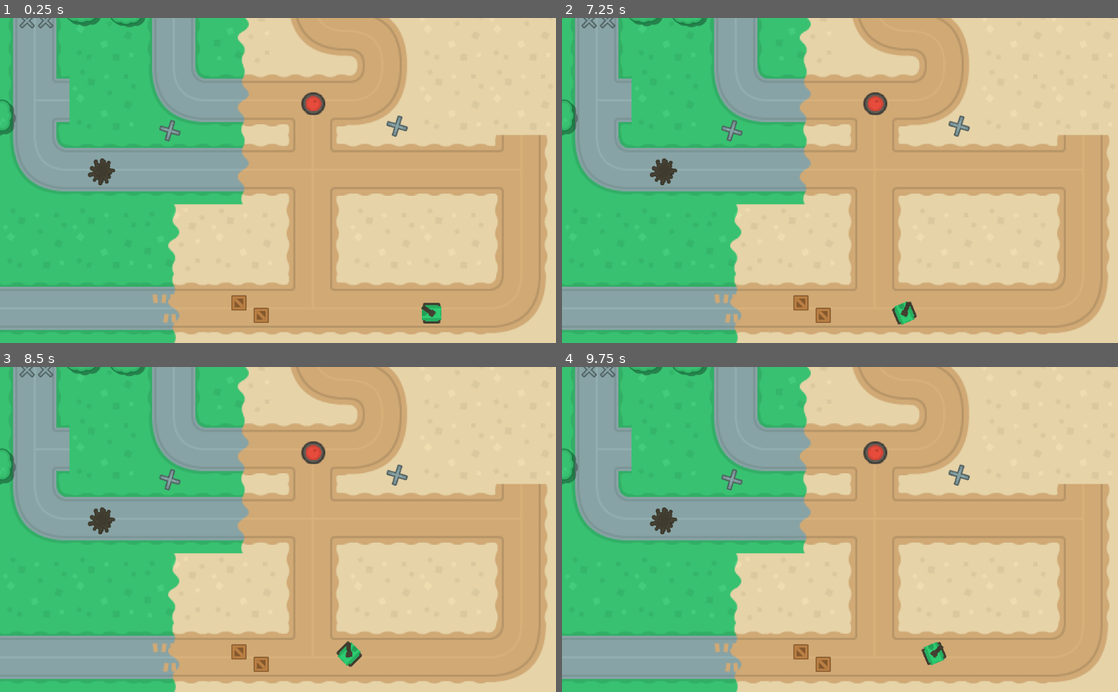
Above: before the commit, frames 1-4 (two rows, left to right).
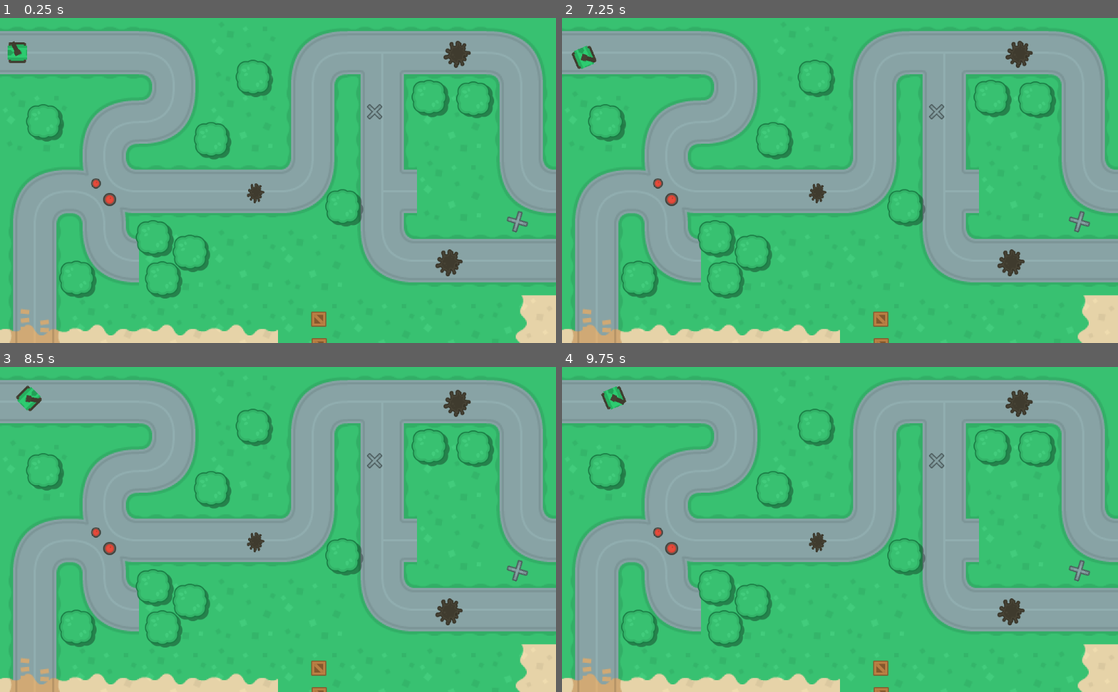
Above: after the commit, the same moments.

Repository: AnaTorres61/rogue-tank
Game: Godot game, scene res://scenes/test_area.tscn
The game is run twice, just before and just after one commit, with the same random seed, the same clock (stepped at 60 frames per second) and the same inputs.
Inputs (mouse positions are in pixels of both pictures, inside the frame that each line leads up to):
- Up to frame 1 (0.25 s): no input
- Up to frame 2 (7.25 s): tap Enter at 0.5 s; move the mouse to (962, 164) at 0.52 s; hold Right (ui_right) 0.53-1.28 s; move the mouse to (728, 196) at 1.27 s; hold Down (ui_down) 1.28-2.03 s; move the mouse to (895, 109) at 2.02 s; hold Right (ui_right) 2.03-2.78 s; move the mouse to (812, 245) at 2.77 s; hold Up (ui_up) 2.78-3.53 s; move the mouse to (1006, 229) at 3.52 s; hold Left (ui_left) 3.53-5.03 s; move the mouse to (673, 131) at 4.27 s; move the mouse to (867, 180) at 5.02 s; hold Down (ui_down) 5.03-5.78 s; move the mouse to (756, 99) at 5.77 s; hold Right (ui_right) 5.78-6.53 s; move the mouse to (962, 164) at 6.52 s; hold Up (ui_up) from 6.53 s (still down)
- Up to frame 3 (8.5 s): move the mouse to (166, 545) at 7.27 s; release Up (ui_up) at 7.28 s; hold Right (ui_right) 7.28-8.03 s; move the mouse to (333, 458) at 8.02 s; hold Down (ui_down) from 8.03 s (still down)
- Up to frame 4 (9.75 s): move the mouse to (812, 594) at 8.77 s; release Down (ui_down) at 8.78 s; hold Left (ui_left) 8.78-9.53 s; move the mouse to (1006, 578) at 9.52 s; hold Up (ui_up) from 9.53 s (still down)

The runs differ from the first frame. In frame 1, 83% of the frame differs, in the area x 0-100%, y 0-100%; in frame 2, 83%; in frame 3, 83%; in frame 4, 83%.

Commit message:
spread oil on the track

Diff:
--- a/scenes/Tank.tscn
+++ b/scenes/Tank.tscn
@@ -50,7 +50,7 @@
 "values": [ true, false ]
 }
 
-[node name="Tank" type="KinematicBody2D"]
+[node name="Tank" type="KinematicBody2D" index="0"]
 
 z_index = 5
 input_pickable = false
--- a/scenes/barrelBlack_top.tscn
+++ b/scenes/barrelBlack_top.tscn
@@ -1,8 +1,13 @@
-[gd_scene load_steps=6 format=2]
+[gd_scene load_steps=12 format=2]
 
 [ext_resource path="res://scripts/barrelBlack_top.gd" type="Script" id=1]
 [ext_resource path="res://sprites/barrelBlack_top.png" type="Texture" id=2]
 [ext_resource path="res://scripts/destructible.gd" type="Script" id=3]
+[ext_resource path="res://sprites/explosion1.png" type="Texture" id=4]
+[ext_resource path="res://sprites/explosion2.png" type="Texture" id=5]
+[ext_resource path="res://sprites/explosion3.png" type="Texture" id=6]
+[ext_resource path="res://sprites/explosion4.png" type="Texture" id=7]
+[ext_resource path="res://scenes/explosion5.png" type="Texture" id=8]
 
 [sub_resource type="CircleShape2D" id=1]
 
@@ -14,7 +19,38 @@
 custom_solver_bias = 0.0
 radius = 13.9207
 
-[node name="barrelBlack_top" type="StaticBody2D" index="0"]
+[sub_resource type="Animation" id=3]
+
+resource_name = "explode"
+length = 0.6
+loop = false
+step = 0.1
+tracks/0/type = "value"
+tracks/0/path = NodePath("Sprite:texture")
+tracks/0/interp = 1
+tracks/0/loop_wrap = true
+tracks/0/imported = false
+tracks/0/enabled = true
+tracks/0/keys = {
+"times": PoolRealArray( 0, 0.1, 0.2, 0.3, 0.4, 0.5 ),
+"transitions": PoolRealArray( 1, 1, 1, 1, 1, 1 ),
+"update": 1,
+"values": [ ExtResource( 4 ), ExtResource( 5 ), ExtResource( 6 ), ExtResource( 7 ), ExtResource( 8 ), null ]
+}
+tracks/1/type = "value"
+tracks/1/path = NodePath("Sprite:scale")
+tracks/1/interp = 1
+tracks/1/loop_wrap = true
+tracks/1/imported = false
+tracks/1/enabled = true
+tracks/1/keys = {
+"times": PoolRealArray( 0, 0.4 ),
+"transitions": PoolRealArray( 1, 1 ),
+"update": 0,
+"values": [ Vector2( 1, 1 ), Vector2( 3, 3 ) ]
+}
+
+[node name="barrelBlack_top" type="StaticBody2D"]
 
 input_pickable = false
 collision_layer = 4
@@ -32,6 +68,7 @@
 [node name="sprite" type="Sprite" parent="." index="0"]
 
 texture = ExtResource( 2 )
+_sections_unfolded = [ "Transform" ]
 
 [node name="shape" type="CollisionShape2D" parent="." index="1"]
 
@@ -39,6 +76,7 @@
 
 [node name="area_obstacle" type="Area2D" parent="." index="2"]
 
+editor/display_folded = true
 input_pickable = true
 gravity_vec = Vector2( 0, 1 )
 gravity = 98.0
@@ -55,3 +93,18 @@
 [node name="shape" type="CollisionShape2D" parent="area_obstacle" index="0"]
 
 shape = SubResource( 2 )
+
+[node name="Sprite" type="Sprite" parent="." index="3"]
+
+scale = Vector2( 3, 3 )
+_sections_unfolded = [ "Transform" ]
+
+[node name="anim" type="AnimationPlayer" parent="." index="4"]
+
+root_node = NodePath("..")
+autoplay = ""
+playback_process_mode = 1
+playback_default_blend_time = 0.0
+playback_speed = 1.0
+anims/explode = SubResource( 3 )
+blend_times = [  ]
--- a/scenes/barricadeMetal.tscn
+++ b/scenes/barricadeMetal.tscn
@@ -1,10 +1,8 @@
-[gd_scene load_steps=4 format=2]
+[gd_scene load_steps=2 format=2]
 
-[ext_resource path="res://scripts/barricadeMetal.gd" type="Script" id=1]
-[ext_resource path="res://sprites/barricadeMetal.png" type="Texture" id=2]
-[ext_resource path="res://scripts/destructible.gd" type="Script" id=3]
+[ext_resource path="res://sprites/barricadeMetal.png" type="Texture" id=1]
 
-[node name="barricadeMetal" type="StaticBody2D"]
+[node name="barricadeMetal" type="StaticBody2D" index="0"]
 
 input_pickable = false
 collision_layer = 4
@@ -13,7 +11,6 @@
 constant_angular_velocity = 0.0
 friction = 1.0
 bounce = 0.0
-script = ExtResource( 1 )
 _sections_unfolded = [ "Collision" ]
 __meta__ = {
 "_edit_group_": true
@@ -21,29 +18,9 @@
 
 [node name="sprite" type="Sprite" parent="." index="0"]
 
-texture = ExtResource( 2 )
+texture = ExtResource( 1 )
 
 [node name="poly" type="CollisionPolygon2D" parent="." index="1"]
 
 build_mode = 0
 polygon = PoolVector2Array( -13.9066, 8.94125, -9.25755, 13.7841, 0.0406418, 4.67958, 8.9514, 13.784, 13.7942, 8.94125, 5.07716, 0.0304794, 13.9879, -8.49286, 8.9514, -13.5294, 0.040638, -5.00604, -9.06384, -13.3357, -13.7129, -9.07399, -4.60846, -0.163233 )
-
-[node name="area_obstacle" type="Area2D" parent="." index="2"]
-
-input_pickable = true
-gravity_vec = Vector2( 0, 1 )
-gravity = 98.0
-linear_damp = 0.1
-angular_damp = 1.0
-collision_layer = 32
-collision_mask = 0
-audio_bus_override = false
-audio_bus_name = "Master"
-script = ExtResource( 3 )
-_sections_unfolded = [ "Collision" ]
-health = 40
-
-[node name="poly" type="CollisionPolygon2D" parent="area_obstacle" index="0"]
-
-build_mode = 0
-polygon = PoolVector2Array( -17.45, -9.18069, -8.75378, -0.484489, -17.977, 8.73875, -9.0173, 17.6985, 0.469467, 8.21171, 8.90215, 16.6444, 16.8078, 8.47523, 8.90215, 0.569595, 17.8619, -8.1266, 9.16566, -17.0863, 0.469467, -8.1266, -8.75378, -17.3498 )
--- a/scenes/bullet.tscn
+++ b/scenes/bullet.tscn
@@ -110,7 +110,7 @@
 "values": [ true, false ]
 }
 
-[node name="bullet" type="Area2D" index="0" groups=[
+[node name="bullet" type="Area2D" groups=[
 "cannon_bullets",
 ]]
 
--- a/scenes/crateWood.tscn
+++ b/scenes/crateWood.tscn
@@ -14,7 +14,7 @@
 custom_solver_bias = 0.0
 extents = Vector2( 15.7095, 15.6538 )
 
-[node name="crateWood" type="StaticBody2D"]
+[node name="crateWood" type="StaticBody2D" index="0"]
 
 input_pickable = false
 collision_layer = 4
--- a/scenes/test_area.tscn
+++ b/scenes/test_area.tscn
@@ -47,7 +47,7 @@
 
 [node name="Tank" parent="." index="1" instance=ExtResource( 2 )]
 
-position = Vector2( 1435.22, 713.485 )
+position = Vector2( 32.0955, 64.1058 )
 rotation = -0.00607844
 bodie = 4
 
@@ -151,7 +151,7 @@
 
 [node name="barricadeMetal5" parent="obstacles" index="7" instance=ExtResource( 4 )]
 
-position = Vector2( 1371.32, 367.587 )
+position = Vector2( 1362.95, 367.587 )
 rotation = -0.494625
 scale = Vector2( 1.15736, 1.14862 )
 
@@ -159,77 +159,83 @@
 
 position = Vector2( 689.733, 172.624 )
 
-[node name="barricadeMetal3" parent="obstacles" index="9" instance=ExtResource( 4 )]
-
-position = Vector2( 723.681, 172.558 )
-
-[node name="barrelBlack_top" parent="obstacles" index="10" instance=ExtResource( 5 )]
+[node name="barrelBlack_top" parent="obstacles" index="9" instance=ExtResource( 5 )]
 
 position = Vector2( 1217.09, 326.182 )
 scale = Vector2( 1.80697, 1.76033 )
 _sections_unfolded = [ "Collision", "Transform", "Z Index" ]
 
-[node name="barrelBlack_top2" parent="obstacles" index="11" instance=ExtResource( 5 )]
+[node name="barrelBlack_top2" parent="obstacles" index="10" instance=ExtResource( 5 )]
 
 position = Vector2( 202.419, 335.036 )
 
-[node name="barrelBlack_top3" parent="obstacles" index="12" instance=ExtResource( 5 )]
+[node name="barrelBlack_top4" parent="obstacles" index="11" instance=ExtResource( 5 )]
+
+position = Vector2( 1518.62, 113.627 )
+scale = Vector2( 1.21568, 1.22644 )
+
+[node name="barrelBlack_top5" parent="obstacles" index="12" instance=ExtResource( 5 )]
+
+position = Vector2( 903.866, 625.924 )
+scale = Vector2( 1.21568, 1.22644 )
+
+[node name="barrelBlack_top3" parent="obstacles" index="13" instance=ExtResource( 5 )]
 
 position = Vector2( 176.741, 305.328 )
 scale = Vector2( 0.747123, 0.794686 )
 
-[node name="treeGreen_large4" parent="obstacles" index="13" instance=ExtResource( 6 )]
+[node name="treeGreen_large4" parent="obstacles" index="14" instance=ExtResource( 6 )]
 
 position = Vector2( 790.355, 146.314 )
 
-[node name="treeGreen_large8" parent="obstacles" index="14" instance=ExtResource( 6 )]
+[node name="treeGreen_large8" parent="obstacles" index="15" instance=ExtResource( 6 )]
 
 position = Vector2( 872.15, 148.586 )
 
-[node name="treeGreen_large5" parent="obstacles" index="15" instance=ExtResource( 6 )]
+[node name="treeGreen_large5" parent="obstacles" index="16" instance=ExtResource( 6 )]
 
 position = Vector2( 466.078, 109.128 )
 
-[node name="treeGreen_large9" parent="obstacles" index="16" instance=ExtResource( 6 )]
+[node name="treeGreen_large9" parent="obstacles" index="17" instance=ExtResource( 6 )]
 
 position = Vector2( 282.166, 405.305 )
 
-[node name="treeGreen_large11" parent="obstacles" index="17" instance=ExtResource( 6 )]
+[node name="treeGreen_large11" parent="obstacles" index="18" instance=ExtResource( 6 )]
 
 position = Vector2( 298.605, 481.424 )
 _sections_unfolded = [ "Collision", "Transform", "Z Index" ]
 
-[node name="treeGreen_large13" parent="obstacles" index="18" instance=ExtResource( 6 )]
+[node name="treeGreen_large13" parent="obstacles" index="19" instance=ExtResource( 6 )]
 
 position = Vector2( 349.869, 432.211 )
 _sections_unfolded = [ "Collision", "Transform", "Z Index" ]
 
-[node name="treeGreen_large12" parent="obstacles" index="19" instance=ExtResource( 6 )]
+[node name="treeGreen_large12" parent="obstacles" index="20" instance=ExtResource( 6 )]
 
 position = Vector2( 140.985, 479.637 )
 _sections_unfolded = [ "Collision", "Transform", "Z Index" ]
 
-[node name="treeGreen_large10" parent="obstacles" index="20" instance=ExtResource( 6 )]
+[node name="treeGreen_large10" parent="obstacles" index="21" instance=ExtResource( 6 )]
 
 position = Vector2( 388.513, 223.767 )
 
-[node name="treeGreen_large6" parent="obstacles" index="21" instance=ExtResource( 6 )]
+[node name="treeGreen_large6" parent="obstacles" index="22" instance=ExtResource( 6 )]
 
 position = Vector2( 631.317, 348.058 )
 
-[node name="treeGreen_large7" parent="obstacles" index="22" instance=ExtResource( 6 )]
+[node name="treeGreen_large7" parent="obstacles" index="23" instance=ExtResource( 6 )]
 
 position = Vector2( 80.4085, 191.464 )
 
-[node name="oilSpill_large" parent="obstacles" index="23" instance=ExtResource( 7 )]
+[node name="oilSpill_large" parent="obstacles" index="24" instance=ExtResource( 7 )]
 
 position = Vector2( 842.074, 66.6581 )
 
-[node name="oilSpill_large3" parent="obstacles" index="24" instance=ExtResource( 7 )]
+[node name="oilSpill_large3" parent="obstacles" index="25" instance=ExtResource( 7 )]
 
 position = Vector2( 470.696, 323.336 )
 scale = Vector2( 0.639708, 0.737164 )
 
-[node name="oilSpill_large2" parent="obstacles" index="25" instance=ExtResource( 7 )]
+[node name="oilSpill_large2" parent="obstacles" index="26" instance=ExtResource( 7 )]
 
 position = Vector2( 827.36, 452.239 )
--- a/scenes/treeGreen_large.tscn
+++ b/scenes/treeGreen_large.tscn
@@ -7,7 +7,7 @@
 custom_solver_bias = 0.0
 radius = 14.2865
 
-[node name="treeGreen_large" type="StaticBody2D"]
+[node name="treeGreen_large" type="StaticBody2D" index="0"]
 
 z_index = 10
 input_pickable = false
--- a/scripts/barrelBlack_top.gd
+++ b/scripts/barrelBlack_top.gd
@@ -1,5 +1,6 @@
 extends StaticBody2D
 
+const PRE_OIL = preload("res://scenes/oilSpill_large.tscn")
 
 
 func _ready():
@@ -12,4 +13,16 @@
 
 
 func on_area_destroid():
+	var oil_count = rand_range(1,4)
+
+	for o in range(oil_count):
+		var oil = PRE_OIL.instance()
+		var angle = randf() * (PI * 2)
+		oil.global_position = global_position + Vector2(cos(angle), sin(angle)).normalized() * rand_range(30,60)
+		$"../".add_child(oil)
+
+	$area_obstacle.queue_free()
+	$shape.queue_free()
+	$anim.play("explode")
+	yield($anim, "animation_finished")
 	queue_free()
--- a/scripts/barricadeMetal.gd
+++ /dev/null
@@ -1,15 +0,0 @@
-extends StaticBody2D
-
-
-
-func _ready():
-	$area_obstacle.connect("hitted", self, "on_area_hitted")
-	$area_obstacle.connect("destroid", self, "on_area_destroid")
-
-
-func on_area_hitted(damage, health, node):
-	pass
-
-
-func on_area_destroid():
-	queue_free()
Renamed: sprites/explosion5.png -> scenes/explosion5.png
Not shown, changed: scenes/explosion5.png.import
